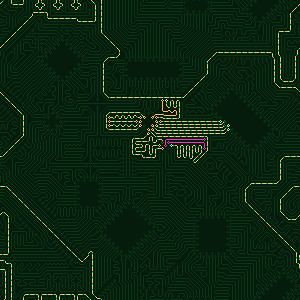
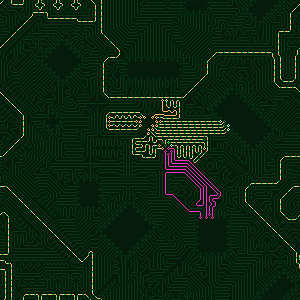
Revision of a layered 300 x 300 image; what changed, layer by layer:
painted on "frame 1" over (x1=164, y1=138, x2=206, y2=147)
painted on "animated paths" over (x1=164, y1=138, x2=221, y2=219)
